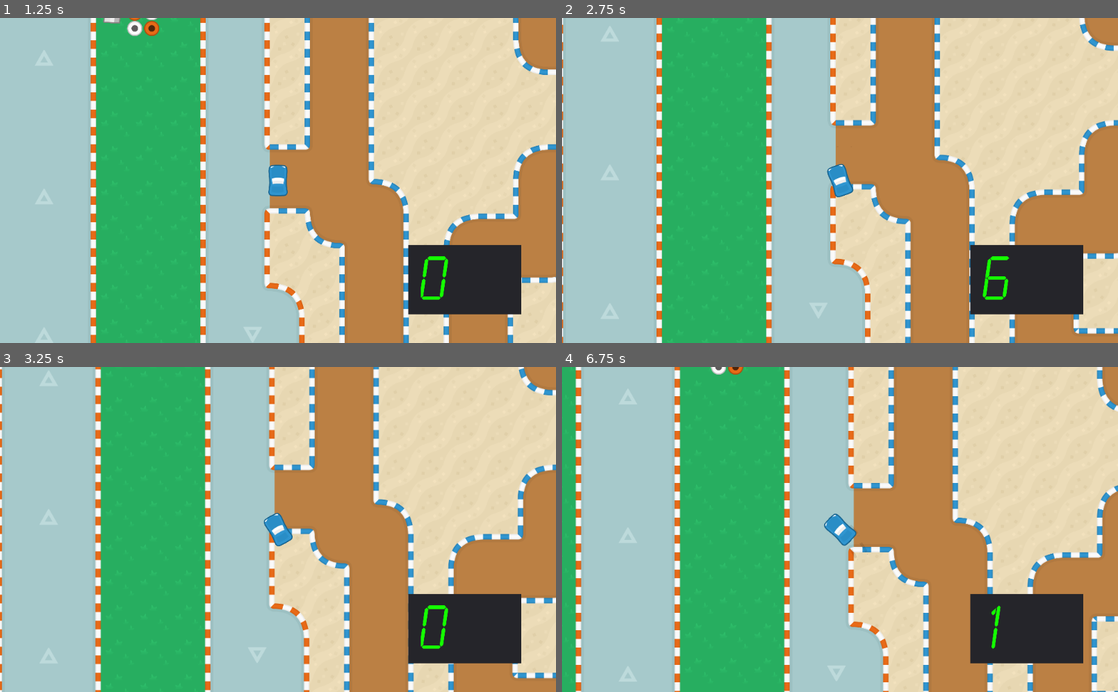
Above: before the commit, frames 1-4 (two rows, left to right).
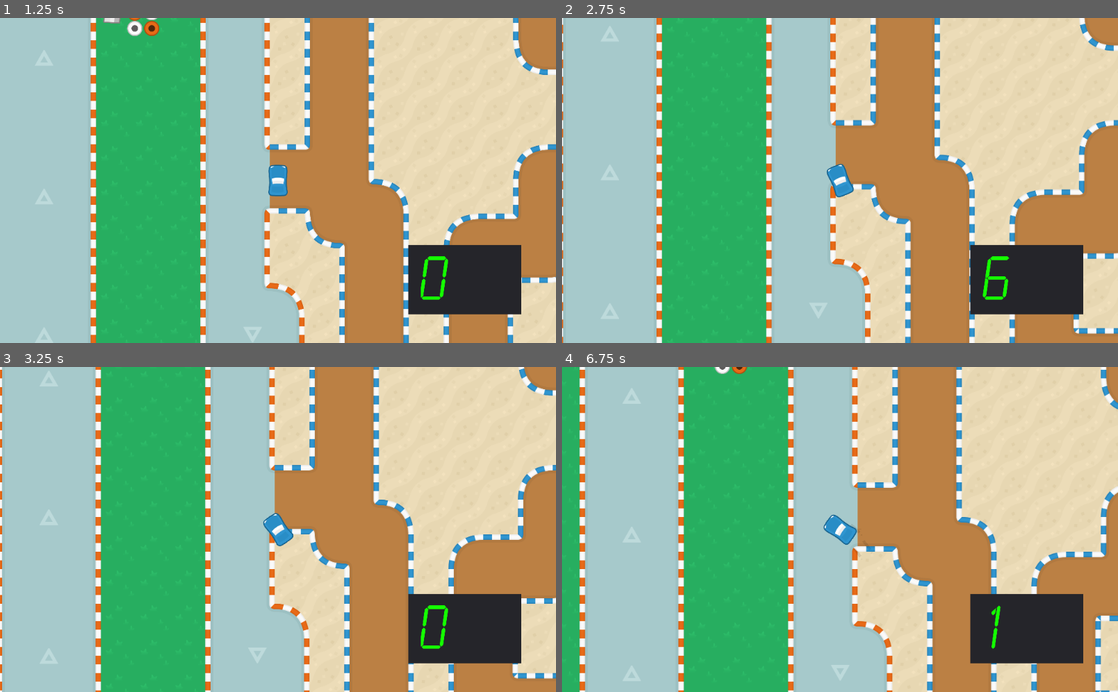
Above: after the commit, the same moments.

Repository: realtradam/optimal-direction
Game: Godot game, scene res://World.tscn
Two runs of this game, one before a commit and one after it. Both use one fixed random seed, a clock stepped at 60 frames per second and the inputs below.
Inputs:
- Up to frame 1 (1.25 s): tap Enter at 0.5 s; hold D (steer_right) from 0.53 s (still down); hold Space (break, bound only before the commit) from 0.53 s (still down); tap Shift (grip) at 0.8 s
- Up to frame 2 (2.75 s): release D (steer_right) at 1.28 s; release Space (break, bound only before the commit) at 1.28 s; hold S (backward) 1.28-2.03 s; tap Shift (grip) at 1.35 s; tap Alt at 1.55 s; hold D (steer_right) from 2.03 s (still down); hold Alt from 2.03 s (still down); tap Space (break, bound only before the commit) at 2.3 s
- Up to frame 3 (3.25 s): release D (steer_right) at 2.78 s; release Alt at 2.78 s; hold W (forward) from 2.78 s (still down); tap Space (break, bound only before the commit) at 2.85 s; tap Shift (grip) at 3.05 s
- Up to frame 4 (6.75 s): release W (forward) at 3.53 s; hold Shift (grip) 3.53-4.28 s; hold A (steer_left) 3.53-5.03 s; tap Alt at 3.8, 4.35, 6.05 s; tap Space (break, bound only before the commit) at 4.55 s; hold S (backward) 5.03-5.78 s; hold Space (break, bound only before the commit) 5.03-5.78 s; tap Shift (grip) at 5.3, 5.85 s; hold D (steer_right) 5.78-6.53 s; hold W (forward) from 6.53 s (still down); hold Alt from 6.53 s (still down)

Frame 1 is identical in both runs. In frame 2, less than 0.1% of the frame differs, in the area x 47-53%, y 44-56%; in frame 3, 1.4%; in frame 4, 11%, in the area x 2-100%, y 0-100%.

Commit message:
code cleaned up, #6 fixed

Diff:
--- a/Racing-Game/4WheelCar/4WheelCar.tscn
+++ b/Racing-Game/4WheelCar/4WheelCar.tscn
@@ -5,7 +5,6 @@
 [ext_resource path="res://4WheelCar/FrontWheel.gd" type="Script" id=3]
 [ext_resource path="res://4WheelCar/Skid/SkidController.gd" type="Script" id=4]
 [ext_resource path="res://4WheelCar/BackWheel.gd" type="Script" id=5]
-
 
 [sub_resource type="RectangleShape2D" id=1]
 
--- a/Racing-Game/4WheelCar/BackWheel.gd
+++ b/Racing-Game/4WheelCar/BackWheel.gd
@@ -7,26 +7,18 @@
 
 var velocity
 
-var lastLoc = 0;
-
-var wheelSlip = Vector2(0,0);
 var isSkid = false;
 
-signal slip
-signal end
 var elapsed = 0
-#
+
 var gripDelay = 0
 var carAngle
 var carVector
 var velVector
 
-# Called when the node enters the scene tree for the first time.
 func _ready():
-	lastLoc = get_position_in_parent()
-	pass # Replace with function body.
+	pass
 
-# Called every frame. 'delta' is the elapsed time since the previous frame.
 func _process(delta):
 	carAngle = get_node("../../../CarBody").get_transform().get_rotation()
 	carVector = Vector2(cos(carAngle + PI/2),sin(carAngle + PI/2))
@@ -34,18 +26,17 @@
 	velocity = measure_velocity()
 	isForward = is_forward()
 	set_rotation(carAngle)
-	isSlip(delta)
 
 #	gripDelay = has_grip(0.4,delta)
 
 	isSkid = Input.is_action_pressed("grip")
 
-	if Input.is_action_pressed("grip") || Input.is_action_pressed("break"):
+	if Input.is_action_pressed("grip") || Input.is_action_pressed("brake"):
 		null_slide(max(5,velocity/7),delta)
 	else:
 		null_slide(1,delta)
 	#Braking
-	if Input.is_action_pressed("break"):
+	if Input.is_action_pressed("brake"):
 		if velocity > 20:
 			linear_damp = 2
 		else:
@@ -53,20 +44,19 @@
 	else:
 		linear_damp = 0.01
 
-#	createLine(lastLoc, get_position_in_parent())
-#	lastLoc = get_position_in_parent()
 
 	if Input.is_action_pressed("forward"):
-		if !Input.is_action_pressed("break"):
+		if !Input.is_action_pressed("brake"):
 			apply_central_impulse(Vector2(0,-gear(velocity, hp, acceleration)).rotated(carAngle)*delta*5000)
 		else:
 			pass
 	elif Input.is_action_pressed("backward"):
-		if !Input.is_action_pressed("break"):
+		if !Input.is_action_pressed("brake"):
 			apply_central_impulse(Vector2(0,(1)).rotated(carAngle)*delta*5000)
 		else:
 			pass
 
+#Core physics, stops sliding sideways and make car roll forwards
 func null_slide(var strength, var delta):
 	#strength is how strong you would like the nullify to be
 	#higher is less sliding/drifting
@@ -74,19 +64,8 @@
 	var directionAngle = carAngle + (PI/2.0)#the angle the car is facing(relative to the world)
 	var directionUnitVector = Vector2(cos(directionAngle),sin(directionAngle)).normalized()#the direction the car is facing
 	var nullify = directionUnitVector * movementUnitVector.dot(directionUnitVector)
-	wheelSlip = (-(movementUnitVector - nullify))*strength
+	var wheelSlip = (-(movementUnitVector - nullify))*strength
 	apply_central_impulse(wheelSlip*delta*5000)
-
-func isSlip(time):
-	if (wheelSlip.length() > 0.2):
-		emit_signal("slip")
-	else:
-		emit_signal("end")
-
-#func createLine(from, to):
-#	var tires = get_node("./MyLine")
-#	tires.add_point(from)
-#	tires.add_point(to)
 
 #func has_grip(var tractionDelay, var delta):
 #	var movementUnitVector = get_linear_velocity().normalized()#the direction of the velocity
@@ -108,8 +87,9 @@
 func measure_velocity():
 	return sqrt(get_linear_velocity().dot(get_linear_velocity()))/12
 
-func is_forward():#determines if the car is driving forward, or backward
-	var carVector = Vector2(cos(carAngle + PI/2),sin(carAngle + PI/2))
+#determines if the car is driving forward, or backward
+func is_forward():
+	carVector = Vector2(cos(carAngle + PI/2),sin(carAngle + PI/2))
 	if velVector == Vector2(0,0) || carVector == Vector2(0,0):
 		return true
 	if velVector.dot(carVector) <= 0:
--- a/Racing-Game/4WheelCar/CarBody.gd
+++ b/Racing-Game/4WheelCar/CarBody.gd
@@ -1,61 +1,41 @@
 extends RigidBody2D
 
-# Declare member variables here. Examples:
-# var a = 2
-# var b = "text"
-# Called when the node enters the scene tree for the first time.
-var angular = 0;
+var angular = 0
+var isSkidding = 0
+var cameraNode
+var speedometerNode
+
 var directionAngle
 var directionUnitVector
-var cameraNode
-var speedometerNode
-var isSkidding = 0
-var frWheel
-var flWheel
-var brWheel
-var blWheel
 
 func _ready():
-		frWheel = get_node("./Engine/Wheels/FRWheel")
-		flWheel = get_node("./Engine/Wheels/FLWheel")
-		brWheel = get_node("./Engine/Wheels/BRWheel")
-		blWheel = get_node("./Engine/Wheels/BLWheel")
-# Called every frame. 'delta' is the elapsed time since the previous frame.
-func _process(delta):
+	pass
+
+func _process(_delta):
 	directionAngle = get_transform().get_rotation() + (PI/2.0)#the angle the car is facing(relative to the world)
 	directionUnitVector = Vector2(cos(directionAngle),sin(directionAngle))#the direction the car is facing
-	linear_damp = 0.01
-	angular = 5
+	linear_damp = 0.01 #Sets forward momentum dampening
+	angular = 5 #Sets the base angular momentum dampening
 
-	if(isSkidding > 0):
-		frWheel.isSkidOverride = true
-		flWheel.isSkidOverride = true
-		brWheel.isSkidOverride = true
-		blWheel.isSkidOverride = true
-		frWheel.isSkid = true
-		flWheel.isSkid = true
-		brWheel.isSkid = true
-		blWheel.isSkid = true
-	#emit_signal("speedometer", measure_forward_velocity())
+	#HUD Stuff:
 	cameraNode = get_node("/root/World/Camera2D")
 	speedometerNode = get_node("/root/World/Camera2D/Panel/Speedometer")
 	cameraNode.set_position(get_global_transform().get_origin())
 	speedometerNode.updateSpeed(floor(measure_velocity()))
 
+	#Steering strength at different speeds, should probably look at this and remove it(move to wheels)
+	#See issue #8
 	if measure_velocity() < 30:
-		angular_damp = angular*1
+		angular_damp = angular*0.2
 	elif measure_velocity() < 85:
 		angular_damp = angular*0.4
 	else:
-		angular_damp = angular*0.05
+		angular_damp = angular*1
 
-
-
+#Total speed of the car
 func measure_velocity():
 		return sqrt(get_linear_velocity().dot(get_linear_velocity()))/12
 
+#Gets only the component that is going in the direction of the car
 func measure_forward_velocity():
 	return floor(measure_velocity() * cos(directionUnitVector.angle_to(get_linear_velocity())))
-
-func forceSkidMarks(skid):
-	isSkidding += skid
--- a/Racing-Game/4WheelCar/FrontWheel.gd
+++ b/Racing-Game/4WheelCar/FrontWheel.gd
@@ -1,20 +1,19 @@
 extends RigidBody2D
 
-# Declare member variables here. Examples:
-# var a = 2
-# var b = "text"
-var velocity
-var velVector
-var velUnitVector
-var velAngle
-var carAngle
-var delay = 0
+var velocity #How fast car is moving
+var velVector #What direction the car is moving
+var velUnitVector #Direction vector, but in a single unit(no magnitude)
+var velAngle #The angle of the velocity(relative to world)
+var carAngle #The angle to car is facing(relative to world)
 
+#Skidmarks on floor
 onready var skidObj = preload("res://4WheelCar/Skid/Skidmark.tscn")
 
+#Reduces steering strength when braking
+var steerDampBase = 1
 var steerDamp = 1
 
-#Steering
+#Steering Curve Vars
 var steerSplitA = 20
 var steerSplitB = 40
 var steerHeight = 2.6
@@ -24,8 +23,8 @@
 var gripDelay = 0
 
 var wheelSlip = Vector2(0,0)
-var isSkid = false;#this one is used when user presses shift. Initially called in this function
-var isSkidOverride = false;#this one is used when driving over sand, initially called in carbody
+var isSkid = false #this one is used when user presses shift. Initially called in this function
+var isSkidOverride = false #this one is used when driving over sand, initially called in carbody
 
 signal slip
 signal end
@@ -40,13 +39,15 @@
 # Called every frame. 'delta' is the elapsed time since the previous frame.
 func _process(delta):
 	#Variable Setup
+	#---
 	velocity = measure_velocity()
 	velVector = get_node("../../../CarBody").get_linear_velocity()
 	velUnitVector = velVector.normalized()
 	velAngle = atan2(velVector.y,velVector.x)
 	carAngle = get_node("../../../CarBody").get_transform().get_rotation()
+	isForward = is_forward()
+	#---
 	set_rotation(carAngle)
-	isForward = is_forward()
 #	gripDelay = has_grip(0.4,delta)
 	isSlip(delta)
 
@@ -54,13 +55,13 @@
 		isSkid = Input.is_action_pressed("grip")
 
 	#Determines if drifting
-	if Input.is_action_pressed("grip") || Input.is_action_pressed("break"):
+	if Input.is_action_pressed("grip") || Input.is_action_pressed("brake"):
 		null_slide(max(5,velocity/7),delta)
 	else:
 		null_slide(1,delta)
 
 	#Braking
-	if Input.is_action_pressed("break"):
+	if Input.is_action_pressed("brake"):
 		if velocity > 20:
 			linear_damp = 3
 			steerDamp = 0.7
@@ -107,6 +108,7 @@
 #		gripDelay = 0
 #	return gripDelay
 
+#Determines if skidmarks should be creted, or stopped
 func isSlip(time):
 	if (wheelSlip.length() > 0.6):
 		if(elapsed/4 > time):
@@ -120,7 +122,8 @@
 func measure_velocity():
 		return floor(sqrt(get_linear_velocity().dot(get_linear_velocity()))/12)
 
-func is_forward():#determines if the car is driving forward, or backward
+#determines if the car is driving forward, or backward
+func is_forward():
 	var carVector = Vector2(cos(carAngle + PI/2),sin(carAngle + PI/2))
 	if velVector == Vector2(0,0) || carVector == Vector2(0,0):
 		return true
@@ -129,13 +132,14 @@
 	else:
 		return false
 
+#returns the angle the car is facing, relative to the direction it is moving
 func steer_angle():
-	#returns the angle the car is facing, relative to the direcction it is moving
 	if isForward:
 		return carAngle + (PI/2.0)
 	else:
 		return carAngle - (PI/2.0)
 
+#Determines strength of steering as a function of the speed
 func steer_curve(var splitA, splitB, var height, var limit, var minimum):
 	#Rules:
 	# splitA < splitB < limit
--- a/Racing-Game/4WheelCar/Skid/BLLine.gd
+++ /dev/null
@@ -1,25 +0,0 @@
-extends Line2D
-
-# Declare member variables here. Examples:
-# var a = 2
-# var b = "text"
-var tempnode = 0
-var on = true
-
-# Called when the node enters the scene tree for the first time.
-func _ready():
-	tempnode = get_node("../Cars/4WheelCar/CarBody/Wheels/BLWheel")
-	pass # Replace with function body.
-
-# Called every frame. 'delta' is the elapsed time since the previous frame.
-func _process(delta):
-	pass
-
-func _on_BLWheel_slip():
-	if(on):
-		add_point(tempnode.get_global_position())
-
-
-func _on_BLWheel_end():
-	duplicate(1)
-	on = false
--- a/Racing-Game/4WheelCar/Skid/BRLine.gd
+++ /dev/null
@@ -1,30 +0,0 @@
-extends Line2D
-
-# Declare member variables here. Examples:
-# var a = 2
-# var b = "text"
-var tempnode = 0
-var on = true
-
-# Called when the node enters the scene tree for the first time.
-func _ready():
-	print("ready")
-	tempnode = get_node("../Cars/4WheelCar/CarBody/Wheels/BRWheel")
-	clear_points()
-	pass # Replace with function body.
-
-# Called every frame. 'delta' is the elapsed time since the previous frame.
-func _process(delta):
-	pass
-
-func _on_BRWheel_slip():
-	while on:
-		print("slip2")
-		add_point(tempnode.get_global_position())
-
-
-func _on_BRWheel_end():
-	on = false
-	print("duplicated")
-	var duplication = duplicate(13)
-	duplication.request_ready()
--- a/Racing-Game/4WheelCar/Skid/FLLine.gd
+++ /dev/null
@@ -1,25 +0,0 @@
-extends Line2D
-
-# Declare member variables here. Examples:
-# var a = 2
-# var b = "text"
-var tempnode = 0
-var on = true
-
-# Called when the node enters the scene tree for the first time.
-func _ready():
-	tempnode = get_node("../Cars/4WheelCar/CarBody/Wheels/FLWheel")
-	pass # Replace with function body.
-
-# Called every frame. 'delta' is the elapsed time since the previous frame.
-func _process(delta):
-	pass
-
-func _on_FLWheel_slip():
-	if(on):
-		add_point(tempnode.get_global_position())
-
-
-func _on_FLWheel_end():
-	duplicate(1)
-	on = false
--- a/Racing-Game/4WheelCar/Skid/FRLine.gd
+++ /dev/null
@@ -1,25 +0,0 @@
-extends Line2D
-
-# Declare member variables here. Examples:
-# var a = 2
-# var b = "text"
-var tempnode = 0
-var on = true
-
-# Called when the node enters the scene tree for the first time.
-func _ready():
-	tempnode = get_node("../Cars/4WheelCar/CarBody/Wheels/FRWheel")
-	pass # Replace with function body.
-
-# Called every frame. 'delta' is the elapsed time since the previous frame.
-func _process(delta):
-	pass
-
-func _on_FRWheel_slip():
-	if(on):
-		add_point(tempnode.get_global_position())
-
-
-func _on_FRWheel_end():
-	duplicate(1)
-	on = false
--- a/Racing-Game/4WheelCar/Skid/SkidController.gd
+++ b/Racing-Game/4WheelCar/Skid/SkidController.gd
@@ -16,7 +16,7 @@
 	add_child(skidRecent)
 
 # Called every frame. 'delta' is the elapsed time since the previous frame.
-func _process(delta):
+func _process(_delta):
 
 	if(skidSwitch && get_parent().isSkid):#if controller believes car is skidding and the wheel is skidding
 		#ignore the status and let the skid keep drawing
--- a/Racing-Game/4WheelCar/Skid/Skidmarks.gd
+++ b/Racing-Game/4WheelCar/Skid/Skidmarks.gd
@@ -1,20 +1,14 @@
 extends Line2D
 
-# Declare member variables here. Examples:
-# var a = 2
-# var b = "text"
 var skidDraw = true
 var wheel
 var carBody
 
-# Called when the node enters the scene tree for the first time.
 func _ready():
 	wheel = get_parent().get_parent()
 	carBody = get_parent().get_parent().get_parent().get_parent()
 
-
-# Called every frame. 'delta' is the elapsed time since the previous frame.
-func _process(delta):
+func _process(_delta):
 	global_position = Vector2(0,0)
 	global_rotation = 0
 	if(skidDraw):
--- a/Racing-Game/Interface/Camera2D.gd
+++ b/Racing-Game/Interface/Camera2D.gd
@@ -8,11 +8,10 @@
 # Called when the node enters the scene tree for the first time.
 func _ready():
 	zoom = Vector2(2,2)
-	connect("pos",get_node("Cars/4WheelCar"),"_on_CarBody_pos")
 	pass # Replace with function body.
 
 # Called every frame. 'delta' is the elapsed time since the previous frame.
-func _process(delta):
+func _process(_delta):
 #	#print fps
 #	printfps += delta
 #	if(printfps > 1):
--- a/Racing-Game/Interface/RichTextLabel.gd
+++ b/Racing-Game/Interface/RichTextLabel.gd
@@ -8,7 +8,7 @@
 func _ready():
 	pass
 # Called every frame. 'delta' is the elapsed time since the previous frame.
-func _process(delta):
+func _process(_delta):
 	set_rotation(0)
 	pass
 
--- a/Racing-Game/Old/Big.gd
+++ /dev/null
@@ -1,36 +0,0 @@
-extends RigidBody2D
-
-# Declare member variables here. Examples:
-# var a = 2
-# var b = "text"
-
-# Called when the node enters the scene tree for the first time.
-func _ready():
-	pass # Replace with function body.
-
-# warning-ignore:unused_argument
-func _process(delta):
-	var maxspeed = 108
-	var speed = 8.4
-	var steer = 350
-	set_angular_damp(1)
-	if Input.is_key_pressed(KEY_W) && !Input.is_key_pressed(KEY_SPACE):
-		apply_central_impulse(Vector2(speed,0).rotated(get_transform().get_rotation()))
-	if Input.is_key_pressed(KEY_S):
-		apply_central_impulse(Vector2(-(speed*0.2),0).rotated(get_transform().get_rotation()))
-	if Input.is_key_pressed(KEY_ALT):
-		#brakes here
-		linear_damp = 5
-	else:
-		linear_damp = 0.5
-	if Input.is_key_pressed(KEY_SPACE):
-		null_slide(80)
-	else:
-		null_slide(15)
-
-func null_slide(var tire_slip):
-	var movement_vector = get_linear_velocity()
-	var sidewaysAngle = get_transform().get_rotation()
-	var sidewaysAxis = Vector2(cos(sidewaysAngle),sin(sidewaysAngle))
-	var nullify = sidewaysAxis * movement_vector.dot(sidewaysAxis)
-	apply_central_impulse(-(movement_vector - nullify)/(float(tire_slip)))
--- a/Racing-Game/Old/Small.gd
+++ /dev/null
@@ -1,32 +0,0 @@
-extends RigidBody2D
-var delay = 0;
-func _process(delta):
-	var steer = 5
-	null_slide(15)
-#	measure_velocity()
-#	set_angular_damp(1)
-#	if Input.is_key_pressed(KEY_D):
-#		apply_torque_impulse(steer)
-#		apply_central_impulse(Vector2(0,steer).rotated(get_transform().get_rotation()))
-#	if Input.is_key_pressed(KEY_A):
-#		apply_central_impulse(Vector2(0,-steer).rotated(get_transform().get_rotation()))
-
-
-
-#	if Input.is_key_pressed(KEY_SPACE):
-#		null_slide(80)
-#	else:
-#		null_slide(15)
-func measure_velocity():
-	if delay <= 0:
-		print(sqrt(get_linear_velocity().dot(get_linear_velocity()))/12)
-		delay = 600
-	else:
-		delay -= 1
-
-func null_slide(var tire_slip):
-	var movement_vector = get_linear_velocity()
-	var sidewaysAngle = get_transform().get_rotation()
-	var sidewaysAxis = Vector2(cos(sidewaysAngle),sin(sidewaysAngle))
-	var nullify = sidewaysAxis * movement_vector.dot(sidewaysAxis)
-	apply_central_impulse(-(movement_vector - nullify)/(float(tire_slip)))
--- a/Racing-Game/Surfaces/Area2D.gd
+++ b/Racing-Game/Surfaces/Area2D.gd
@@ -1,18 +1,19 @@
 extends Area2D
 
-# Declare member variables here. Examples:
-# var a = 2
-# var b = "text"
+var err1
+var err2
 
-# Called when the node enters the scene tree for the first time.
 func _ready():
-	connect("body_entered", self, "_on_Area2D_body_enter")
-	connect("body_exited", self, "_on_Area2D_body_exit")
+	err1 = connect("body_entered", self, "_on_Area2D_body_enter")
+	err2 = connect("body_exited", self, "_on_Area2D_body_exit")
 
-# Called every frame. 'delta' is the elapsed time since the previous frame.
+	#stops warning from poping up so yee
+	if(err1 != 0 || err2 != 0):
+		print(err1)
+		print(err2)
+
 #func _process(delta):
 #	pass
-
 
 func _on_Area2D_body_enter(body):
 	print(body.get_name(), " entered area")
--- a/Racing-Game/World.tscn
+++ b/Racing-Game/World.tscn
@@ -1,10 +1,8 @@
-[gd_scene load_steps=32 format=2]
+[gd_scene load_steps=23 format=2]
 
 [ext_resource path="res://Art(non-orig)/biggerTest.png" type="Texture" id=1]
 [ext_resource path="res://4WheelCar/4WheelCar.tscn" type="PackedScene" id=2]
-[ext_resource path="res://Old/Small.gd" type="Script" id=3]
 [ext_resource path="res://Art(non-orig)/PNG/Objects/cone_straight.png" type="Texture" id=4]
-[ext_resource path="res://Old/Big.gd" type="Script" id=5]
 [ext_resource path="res://Obstacles/ ObstacleBarrier.gd" type="Script" id=9]
 [ext_resource path="res://Art(non-orig)/PNG/Objects/barrier_white.png" type="Texture" id=10]
 [ext_resource path="res://Art(non-orig)/PNG/Objects/barrier_red.png" type="Texture" id=11]
@@ -15,24 +13,15 @@
 [ext_resource path="res://Interface/Camera2D.gd" type="Script" id=16]
 [ext_resource path="res://Art(non-orig)/LCDMonoWinTT/LCDML___.TTF" type="DynamicFontData" id=17]
 [ext_resource path="res://Interface/RichTextLabel.gd" type="Script" id=18]
-[ext_resource path="res://Art(non-orig)/PNG/Objects/skidmark_short_2.png" type="Texture" id=19]
-[ext_resource path="res://4WheelCar/Skid/BRLine.gd" type="Script" id=20]
-[ext_resource path="res://4WheelCar/Skid/BLLine.gd" type="Script" id=21]
-[ext_resource path="res://Art(non-orig)/PNG/Objects/skidmark_short_1.png" type="Texture" id=22]
-[ext_resource path="res://4WheelCar/Skid/FRLine.gd" type="Script" id=23]
-[ext_resource path="res://4WheelCar/Skid/FLLine.gd" type="Script" id=24]
 [ext_resource path="res://Surfaces/Area2D.gd" type="Script" id=25]
 
-[sub_resource type="StreamTexture" id=1]
-flags = 4
+[sub_resource type="RectangleShape2D" id=1]
+extents = Vector2( 32, 32 )
 
 [sub_resource type="StreamTexture" id=2]
 flags = 4
 
-[sub_resource type="RectangleShape2D" id=3]
-extents = Vector2( 32, 32 )
-
-[sub_resource type="GDScript" id=4]
+[sub_resource type="GDScript" id=3]
 script/source = "extends RigidBody2D
 
 # Declare member variables here. Examples:
@@ -50,20 +39,20 @@
 
 "
 
+[sub_resource type="RectangleShape2D" id=4]
+extents = Vector2( 22.4795, 22.3936 )
+
 [sub_resource type="RectangleShape2D" id=5]
-extents = Vector2( 22.4795, 22.3936 )
-
-[sub_resource type="RectangleShape2D" id=6]
 extents = Vector2( 104.998, 31.134 )
 
-[sub_resource type="CircleShape2D" id=7]
+[sub_resource type="CircleShape2D" id=6]
 radius = 28.3155
 
-[sub_resource type="DynamicFont" id=8]
+[sub_resource type="DynamicFont" id=7]
 size = 200
 font_data = ExtResource( 17 )
 
-[sub_resource type="RectangleShape2D" id=9]
+[sub_resource type="RectangleShape2D" id=12]
 extents = Vector2( 795.282, 251.806 )
 
 [node name="World" type="Node"]
@@ -79,48 +68,6 @@
 
 [node name="4WheelCar" parent="Cars" instance=ExtResource( 2 )]
 
-[node name="OldSimpleCar" type="Node" parent="Cars"]
-
-[node name="Small" type="RigidBody2D" parent="Cars/OldSimpleCar"]
-visible = false
-position = Vector2( -896, -64 )
-mass = 20.0
-linear_damp = 0.5
-script = ExtResource( 3 )
-__meta__ = {
-"_edit_group_": true
-}
-
-[node name="Sprite" type="Sprite" parent="Cars/OldSimpleCar/Small"]
-visible = false
-modulate = Color( 0.545098, 0.0627451, 0.0627451, 1 )
-scale = Vector2( 0.8, 0.8 )
-texture = SubResource( 1 )
-
-[node name="Big" type="RigidBody2D" parent="Cars/OldSimpleCar"]
-visible = false
-position = Vector2( -960, -64 )
-z_index = 1
-mass = 35.0
-linear_damp = 0.5
-angular_damp = 5.0
-script = ExtResource( 5 )
-
-[node name="Sprite" type="Sprite" parent="Cars/OldSimpleCar/Big"]
-visible = false
-position = Vector2( 32, 0 )
-rotation = 1.5708
-texture = SubResource( 2 )
-__meta__ = {
-"_edit_group_": true
-}
-
-[node name="PinJoint2D" type="PinJoint2D" parent="Cars/OldSimpleCar"]
-visible = false
-position = Vector2( -957.589, -64 )
-node_a = NodePath("../Small")
-node_b = NodePath("../Big")
-
 [node name=" Obstacles" type="Node" parent="."]
 
 [node name="SolidOuterWalls" type="Node" parent=" Obstacles"]
@@ -135,11 +82,11 @@
 [node name="CollisionShape2D" type="CollisionShape2D" parent=" Obstacles/SolidOuterWalls/Wall27"]
 position = Vector2( 0, 10 )
 scale = Vector2( 1, 85 )
-shape = SubResource( 3 )
+shape = SubResource( 1 )
 
 [node name="Sprite" type="Sprite" parent=" Obstacles/SolidOuterWalls/Wall27"]
 scale = Vector2( 1, 85 )
-texture = SubResource( 1 )
+texture = SubResource( 2 )
 __meta__ = {
 "_edit_group_": true
 }
@@ -154,11 +101,11 @@
 [node name="CollisionShape2D" type="CollisionShape2D" parent=" Obstacles/SolidOuterWalls/Wall28"]
 position = Vector2( 0, 10 )
 scale = Vector2( 1, 85 )
-shape = SubResource( 3 )
+shape = SubResource( 1 )
 
 [node name="Sprite" type="Sprite" parent=" Obstacles/SolidOuterWalls/Wall28"]
 scale = Vector2( 1, 85 )
-texture = SubResource( 1 )
+texture = SubResource( 2 )
 __meta__ = {
 "_edit_group_": true
 }
@@ -173,11 +120,11 @@
 [node name="CollisionShape2D" type="CollisionShape2D" parent=" Obstacles/SolidOuterWalls/Wall29"]
 position = Vector2( 0, 10 )
 scale = Vector2( 85, 1 )
-shape = SubResource( 3 )
+shape = SubResource( 1 )
 
 [node name="Sprite" type="Sprite" parent=" Obstacles/SolidOuterWalls/Wall29"]
 scale = Vector2( 85, 1 )
-texture = SubResource( 1 )
+texture = SubResource( 2 )
 __meta__ = {
 "_edit_group_": true
 }
@@ -192,11 +139,11 @@
 [node name="CollisionShape2D" type="CollisionShape2D" parent=" Obstacles/SolidOuterWalls/Wall30"]
 position = Vector2( 0, 10 )
 scale = Vector2( 85, 1 )
-shape = SubResource( 3 )
+shape = SubResource( 1 )
 
 [node name="Sprite" type="Sprite" parent=" Obstacles/SolidOuterWalls/Wall30"]
 scale = Vector2( 85, 1 )
-texture = SubResource( 1 )
+texture = SubResource( 2 )
 __meta__ = {
 "_edit_group_": true
 }
@@ -3935,6 +3882,9 @@
 margin_top = 237.722
 margin_right = 895.896
 margin_bottom = 492.722
+__meta__ = {
+"_edit_use_anchors_": false
+}
 
 [node name="Speedometer" type="RichTextLabel" parent="Camera2D/Panel"]
 anchor_right = 0.004
@@ -3942,47 +3892,14 @@
 margin_top = 34.9523
 margin_right = 386.135
 margin_bottom = 212.952
-custom_fonts/normal_font = SubResource( 8 )
+custom_fonts/normal_font = SubResource( 7 )
 custom_colors/default_color = Color( 0.0784314, 1, 0, 1 )
 text = "123"
 scroll_active = false
 script = ExtResource( 18 )
-
-[node name="BRLine" type="Line2D" parent="."]
-width = 20.0
-default_color = Color( 0, 0, 0, 1 )
-texture = ExtResource( 19 )
-texture_mode = 112010096
-begin_cap_mode = 1
-end_cap_mode = 1
-script = ExtResource( 20 )
-
-[node name="BLLine" type="Line2D" parent="."]
-width = 20.0
-default_color = Color( 0, 0, 0, 1 )
-texture = ExtResource( 19 )
-texture_mode = 1
-begin_cap_mode = 1
-end_cap_mode = 1
-script = ExtResource( 21 )
-
-[node name="FRLine" type="Line2D" parent="."]
-width = 20.0
-default_color = Color( 0, 0, 0, 1 )
-texture = ExtResource( 22 )
-texture_mode = 185162096
-begin_cap_mode = 1
-end_cap_mode = 1
-script = ExtResource( 23 )
-
-[node name="FLLine" type="Line2D" parent="."]
-width = 20.0
-default_color = Color( 0, 0, 0, 1 )
-texture = ExtResource( 22 )
-texture_mode = 185162096
-begin_cap_mode = 1
-end_cap_mode = 1
-script = ExtResource( 24 )
+__meta__ = {
+"_edit_use_anchors_": false
+}
 
 [node name="Area2D" type="Area2D" parent="."]
 position = Vector2( 746.768, -783.73 )
--- a/Racing-Game/project.godot
+++ b/Racing-Game/project.godot
@@ -115,7 +115,7 @@
 "events": [ Object(InputEventKey,"resource_local_to_scene":false,"resource_name":"","device":0,"alt":false,"shift":false,"control":false,"meta":false,"command":false,"pressed":false,"scancode":16777238,"unicode":0,"echo":false,"script":null)
  ]
 }
-break={
+brake={
 "deadzone": 0.5,
 "events": [ Object(InputEventKey,"resource_local_to_scene":false,"resource_name":"","device":0,"alt":false,"shift":false,"control":false,"meta":false,"command":false,"pressed":false,"scancode":32,"unicode":0,"echo":false,"script":null)
  ]
Not shown: 249 places in Racing-Game/World.tscn that only renumber resources
